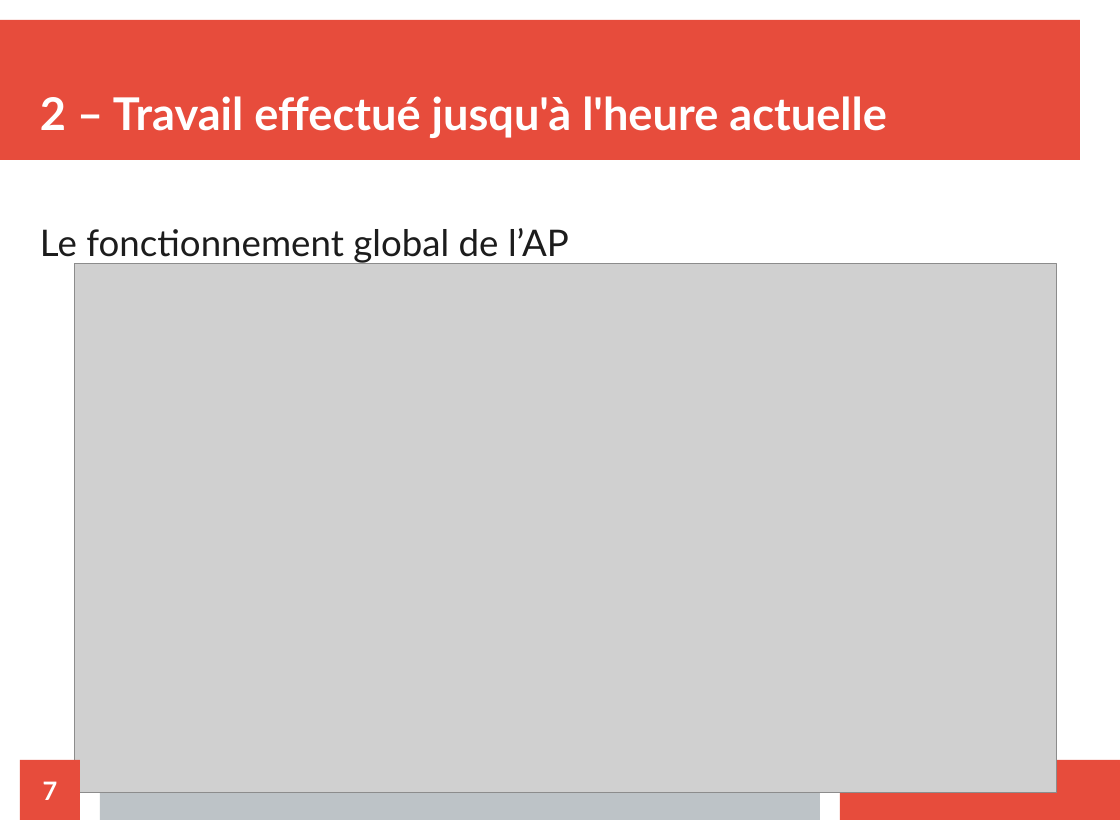
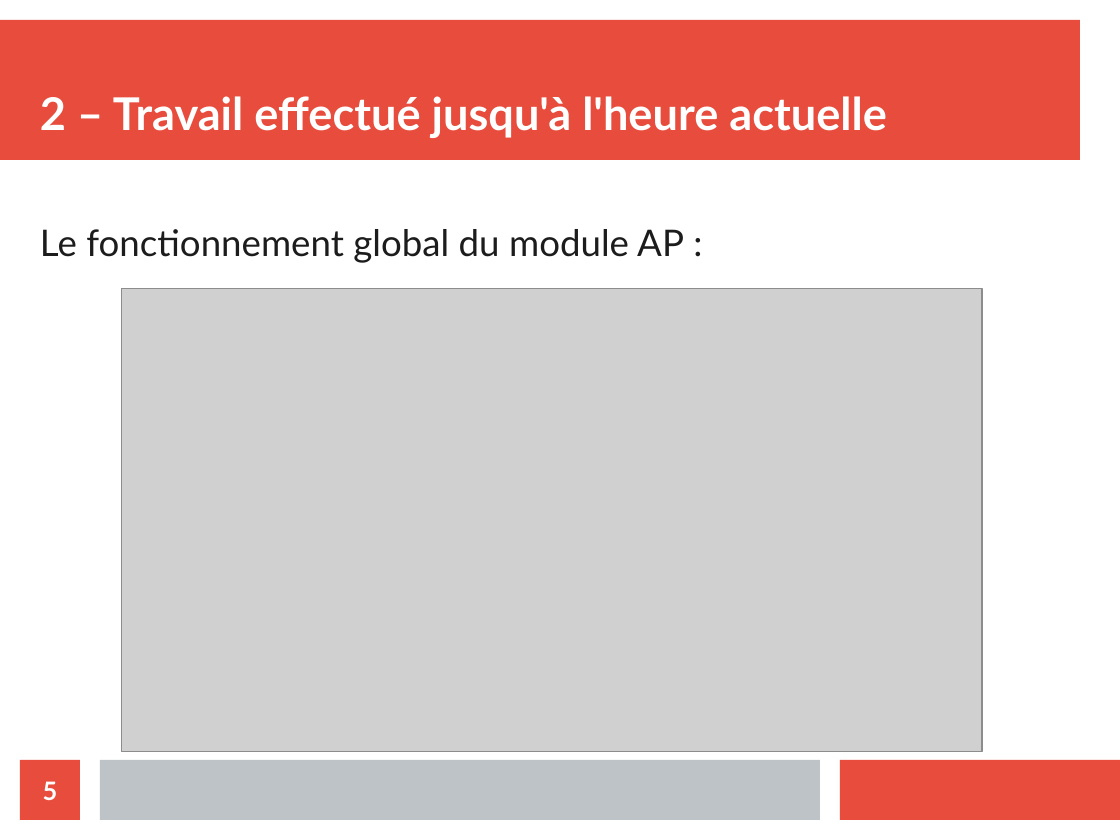
Before and after one commit to athmanmekh/AuttoPIlote-X-OPEN-PILOT, a slide deck: slide 5 of presentation/presentation 2/diapoPresentation.odp (slide 7 before the commit). Drawn at 1120x840 pixels with LibreOffice and Linux fonts; fonts in the diff are those of the drawing; grey boxes stand for pictures. Boxes give left, top, right and bottom in pixels: in the first picture for what was removed or moved away, otherwise in the second. Text is boxed around its words. In the diff, an @@ line names an element or a change of style, - is before the commit and + after.

```diff
--- a/presentation/presentation 2/diapoPresentation.odp
+++ b/presentation/presentation 2/diapoPresentation.odp
@@ text at box(40, 229, 684, 263): text changed @@
-Le fonctionnement global de l’AP
+Le fonctionnement global du module AP :
@@ picture: place and size @@
-picture at box(74, 263, 1057, 793)
+picture at box(122, 289, 983, 752)
@@ page number at box(43, 781, 58, 800): text changed @@
-7
+5
```
Also in this commit, not shown: 7 other slides changed, 1 slide added, 3 slides removed, 1 other file.
